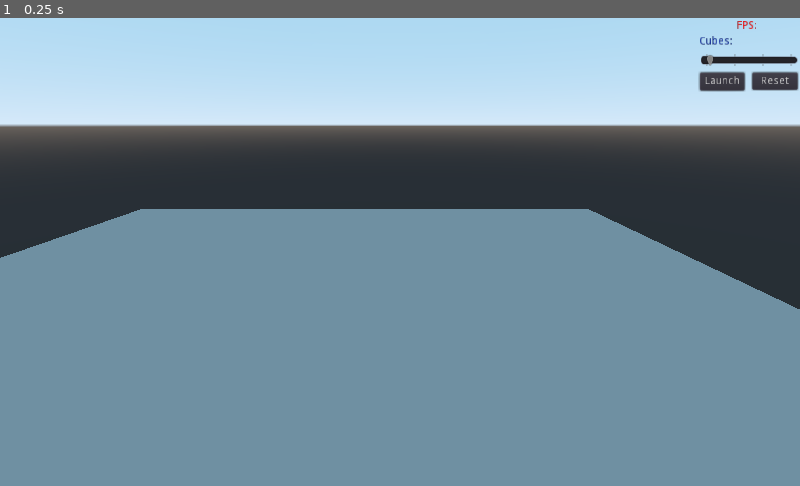
Above: before the commit, frame 1.
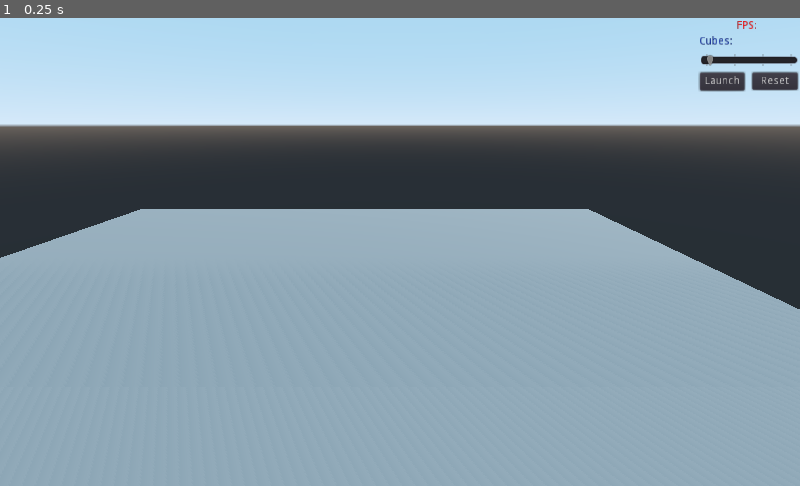
Above: after the commit, the same moment.

Repository: gururise/RigidBody3D-Stress-Test
Game: Godot game, scene res://scenes/main.tscn
Two runs of this game, one before a commit and one after it. Both use one fixed random seed, a clock stepped at 60 frames per second and the inputs below.
Inputs:
- Up to frame 1 (0.25 s): no input

The runs differ from the first frame. In frame 1, 55% of the frame differs, in the area x 0-100%, y 40-100%.
Error in both runs: Trying to assign value of type 'Label' to a variable of type 'RichTextLabel'. (res://scenes/main.gd:13)

Commit message:
add shadows and reduce physics update to 50FPS to match default Unity3D settings

Diff:
--- a/project.godot
+++ b/project.godot
@@ -19,6 +19,10 @@
 run/main_scene="res://scenes/main.tscn"
 config/icon="res://icon.png"
 
+[physics]
+
+common/physics_fps=50
+
 [rendering]
 
 environment/default_environment="res://default_env.tres"
--- a/scenes/main.tscn
+++ b/scenes/main.tscn
@@ -22,7 +22,9 @@
 script = ExtResource( 1 )
 
 [node name="DirectionalLight" type="DirectionalLight" parent="."]
-transform = Transform( 1, 0, 0, 0, 1, 0, 0, 0, 1, -3.88892, 4.16317, -4.71613 )
+transform = Transform( 0.783125, 0.326696, -0.529136, -0.140253, 0.921752, 0.361527, 0.605842, -0.208908, 0.767667, -15.9405, 16.3017, 27.6911 )
+light_energy = 0.75
+shadow_enabled = true
 
 [node name="Camera" type="Camera" parent="."]
 transform = Transform( 1, 0, 0, 0, 0.929609, 0.368548, 0, -0.368548, 0.929609, 15.7354, 37.2483, 95.5262 )
Not shown, changed: demo.gif
